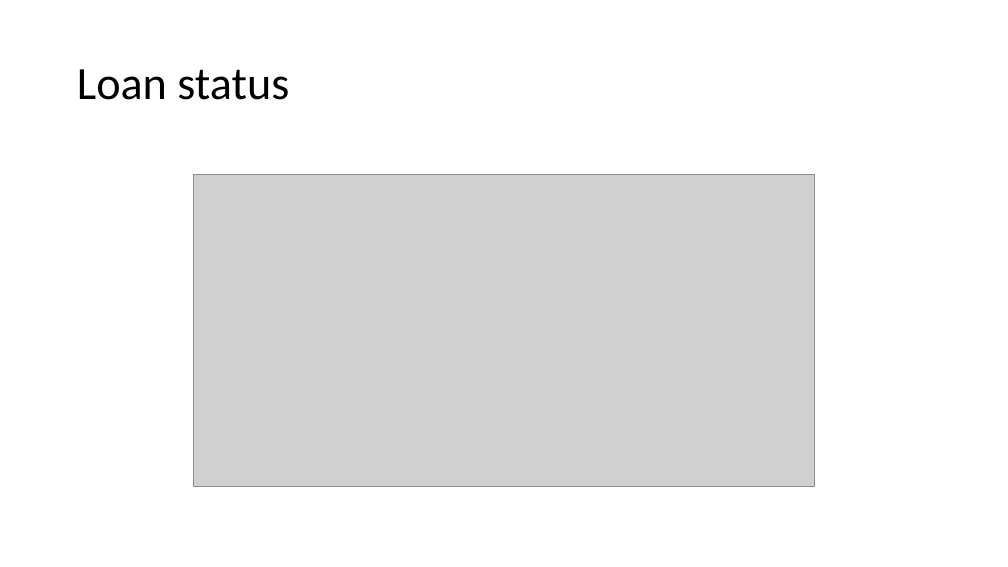
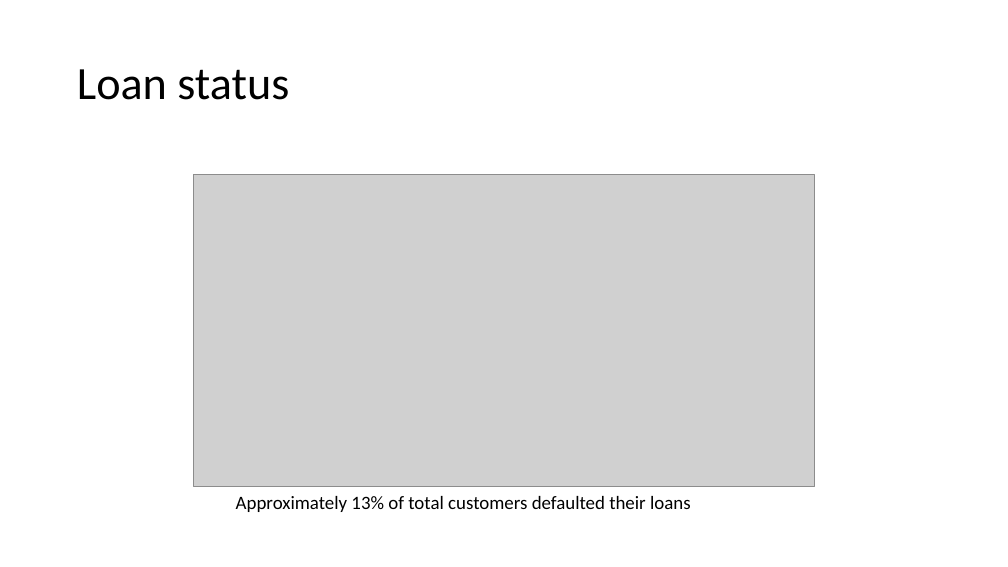
Before and after one commit to vjereme/Lending_Club_CaseStudy, a slide deck: slide 12 of Lending_Club_CaseStudy_Syed_Jereme.pptx (slide 14 before the commit). Drawn at 1008x567 pixels with LibreOffice and Linux fonts; fonts in the diff are those of the drawing; grey boxes stand for pictures. Boxes give left, top, right and bottom in pixels: in the first picture for what was removed or moved away, otherwise in the second. Text is boxed around its words. In the diff, an @@ line names an element or a change of style, - is before the commit and + after.

```diff
--- a/Lending_Club_CaseStudy_Syed_Jereme.pptx
+++ b/Lending_Club_CaseStudy_Syed_Jereme.pptx
@@ text added at [236, 496, 691, 512], 18 pt, text #000000 @@
+Approximately 13% of total customers defaulted their loans
```
Also in this commit, not shown: 8 other slides changed, 10 slides added, 3 slides removed.
